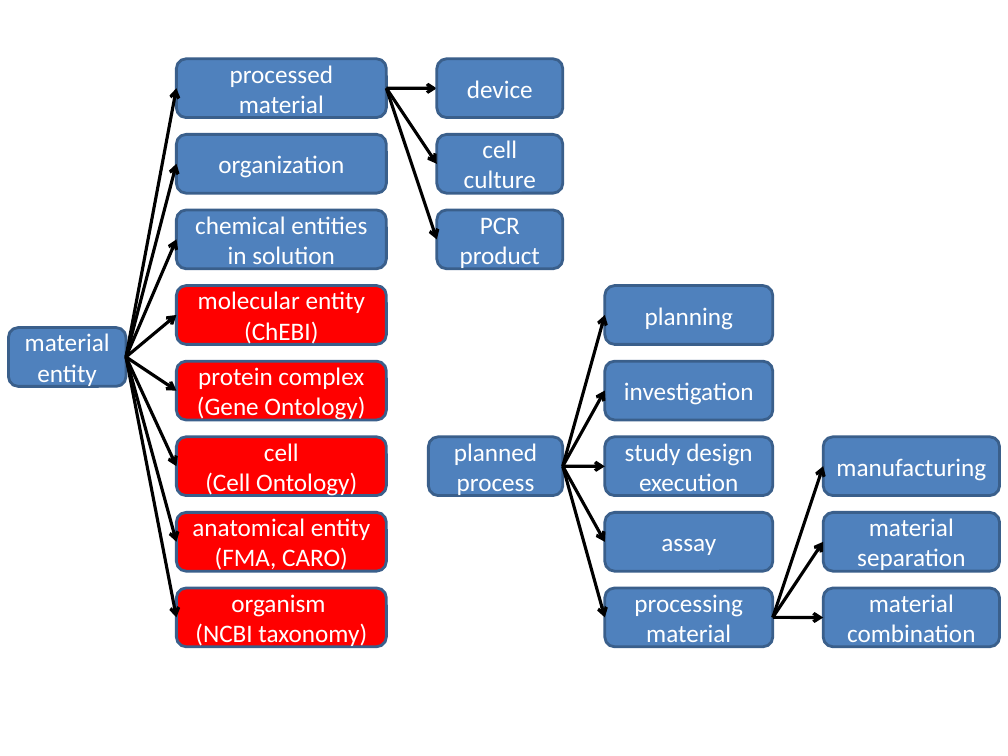
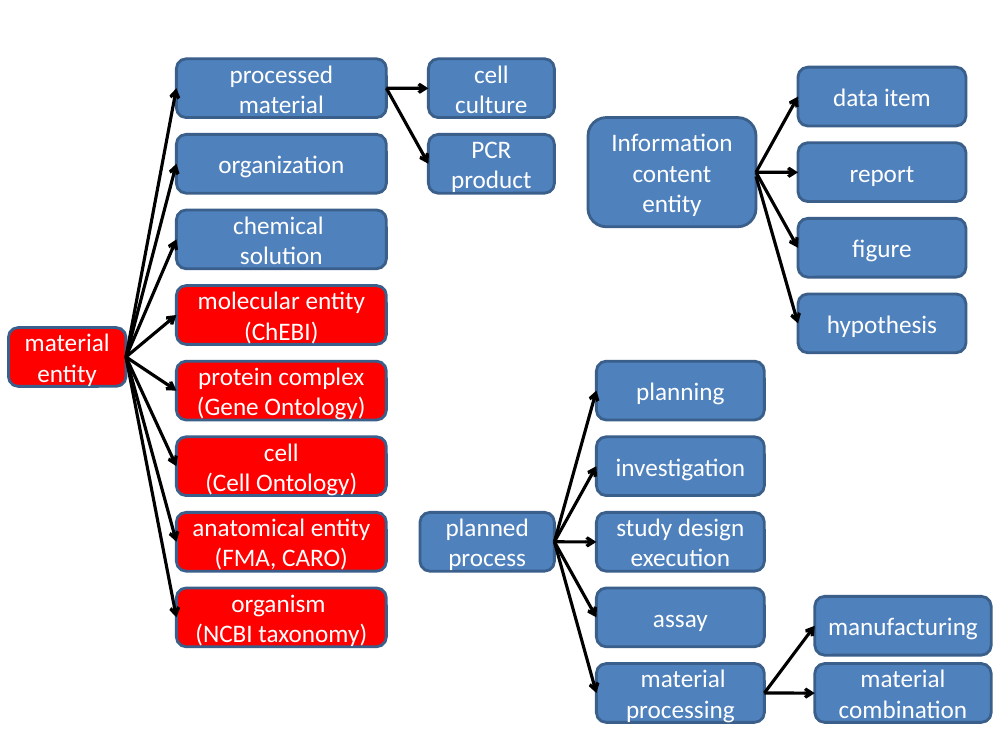
Before and after one commit to jamesaoverton/obi-backup, a slide deck: slide 1 of docs/papers/release/Figures/High-level terms.pptx. Drawn at 1008x756 pixels with LibreOffice and Linux fonts; fonts in the diff are those of the drawing. Boxes give left, top, right and bottom in pixels: in the first picture for what was removed or moved away, otherwise in the second. Text is boxed around its words. In the diff, an @@ line names an element or a change of style, - is before the commit and + after.

Commit message:
figure fixed in ppt for import into the manuscript

```diff
--- a/docs/papers/release/Figures/High-level terms.pptx
+++ b/docs/papers/release/Figures/High-level terms.pptx
@@ rounded rectangle "cell culture": place and size @@
-rounded rectangle "cell culture" at (436,134,562,193)
+rounded rectangle "cell culture" at (428,58,554,117)
@@ rounded rectangle removed at (436,58,562,117) @@
-device
@@ arrow moved from (386, 89) - (436, 240) to (386, 89) - (428, 163) @@
@@ arrow moved from (386, 89) - (436, 163) to (386, 89) - (428, 89) @@
@@ rounded rectangle added at (798,68,967,126), fill #4F81BD, outline #3A5F8C 2 pt, 18 pt, text #FFFFFF @@
+data item
@@ rounded rectangle added at (588,118,756,227), fill #4F81BD, outline #3A5F8C 2 pt, 18 pt, text #FFFFFF @@
+Information content entity
@@ arrow moved from (773, 617) - (824, 542) to (756, 172) - (798, 97) @@
@@ rounded rectangle "PCR product": place and size @@
-rounded rectangle "PCR product" at (436,210,562,268)
+rounded rectangle "PCR product" at (428,134,554,193)
@@ rounded rectangle added at (798,143,967,202), fill #4F81BD, outline #3A5F8C 2 pt, 18 pt, text #FFFFFF @@
+report
@@ arrow moved from (386, 89) - (436, 89) to (756, 172) - (798, 172) @@
@@ arrow added from (756, 172) to (798, 248), #000000 2.25 pt @@
@@ arrow added from (756, 176) to (798, 324), #000000 2.25 pt @@
@@ text in rounded rectangle at (233,216,324,271): text changed @@
-chemical entities in solution
+chemical solution
@@ rounded rectangle added at (798,219,967,277), fill #4F81BD, outline #3A5F8C 2 pt, 18 pt, text #FFFFFF @@
+figure
@@ rounded rectangle added at (798,294,967,353), fill #4F81BD, outline #3A5F8C 2 pt, 18 pt, text #FFFFFF @@
+hypothesis
@@ rounded rectangle "material entity" at (8,328,126,386): fill #4F81BD to #FF0000 @@
@@ rounded rectangle removed at (824,512,1000,571) @@
-material separation
@@ rounded rectangle "manufacturing": place and size @@
-rounded rectangle "manufacturing" at (824,436,1000,495)
+rounded rectangle "manufacturing" at (814,597,991,655)
@@ arrow moved from (773, 617) - (824, 466) to (764, 694) - (814, 626) @@
@@ 7 rounded rectangles, 6 arrows: place and size @@
-7 rounded rectangles, 6 arrows at (428,285,1000,646)
+7 rounded rectangles, 6 arrows at (420,361,991,722)
@@ text in rounded rectangle at (626,669,735,724): text changed @@
-processing material
+material processing
```
